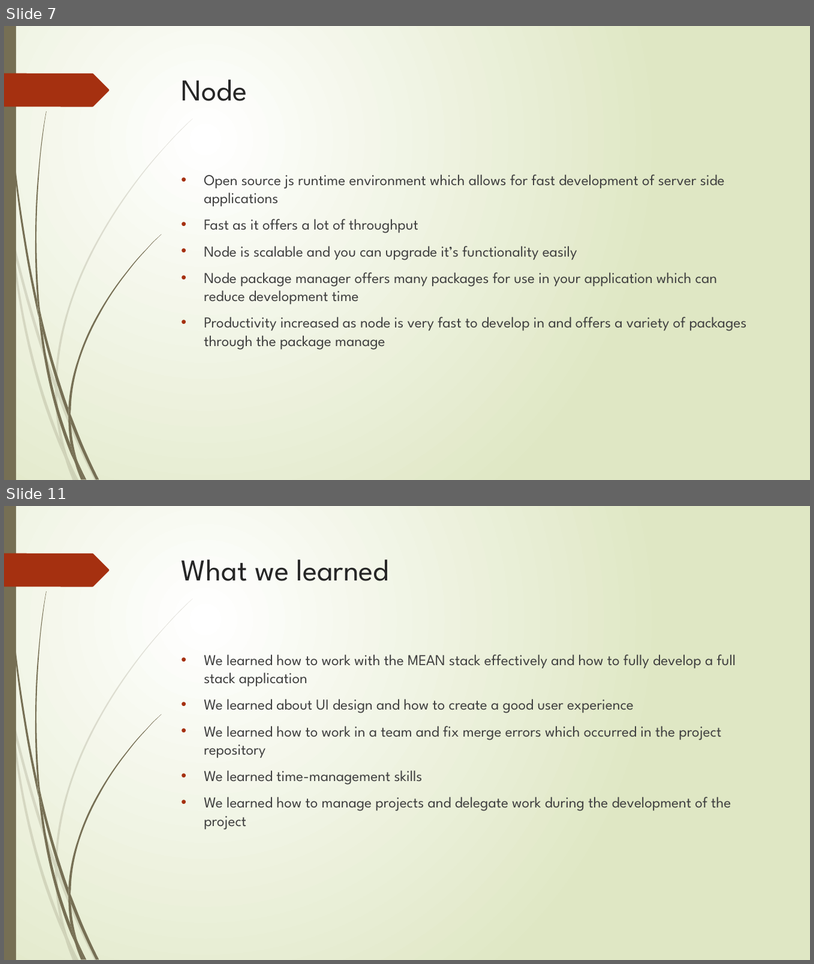
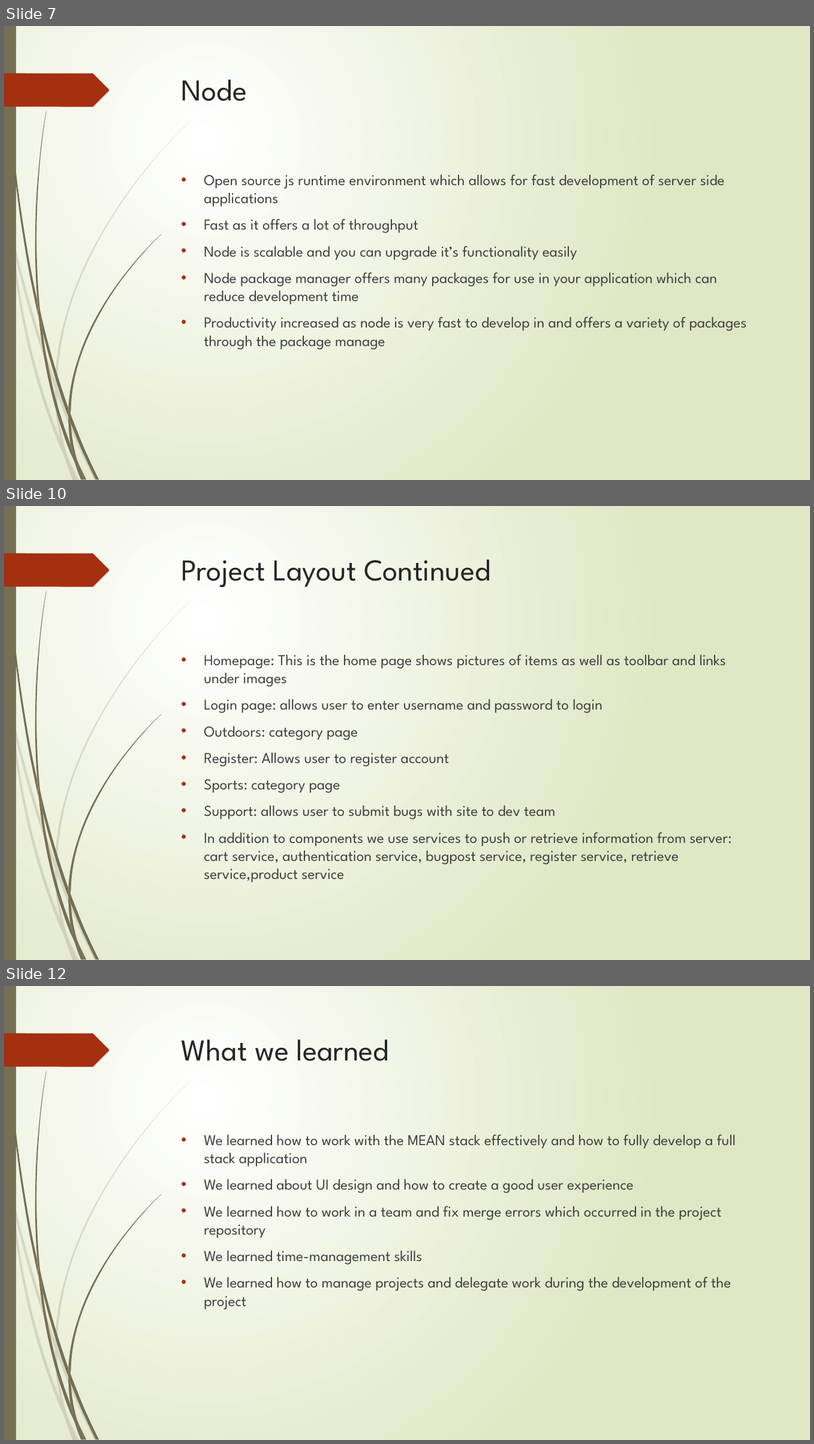
Before and after one commit to Ultan-Kearns/eCommerceApp, a slide deck: Presentation IT Professional.pptx. Shown one above the other, each under a label of ours: slides 7 and 11 before the commit, slides 7, 10 and 12 after it; the slides between them are not shown. The pictures are 814x964 and 814x1444 pixels, drawn with LibreOffice and Linux fonts; fonts in the diff are those of the drawing. Boxes give left, top, right and bottom in pixels: in the first picture for what was removed or moved away, otherwise in the second. Text is boxed around its words. In the diff, an @@ line names an element or a change of style, - is before the commit and + after.

Commit message:
Added new sections + project slides
Project slides up and added breakdown of work section as well as project insights.

```diff
--- a/Presentation IT Professional.pptx
+++ b/Presentation IT Professional.pptx
@@ slide 10 added at (4,506,810,960), background gradient #FFFFFF to #DFE8C4; not listed: 24 template elements that a slide beside it also shows @@
@@ title added at (182,559,491,587), 36 pt, text #262626 @@
+Project Layout Continued
@@ text added at (204,654,732,882), 18 pt, text #404040 @@
+• Homepage: This is the home page shows pictures of items as well as toolbar and links under images
+• Login page: allows user to enter username and password to login
+• Outdoors: category page
+• Register: Allows user to register account
+• Sports: category page
+• Support: allows user to submit bugs with site to dev team
+• In addition to components we use services to push or retrieve information from server: cart service, authentication service, bugpost service, register service, retrieve service,product service
@@ what was slide 11 is now slide 12 @@
```
Also in this commit, not shown: 3 slides changed, 4 other slides added.
